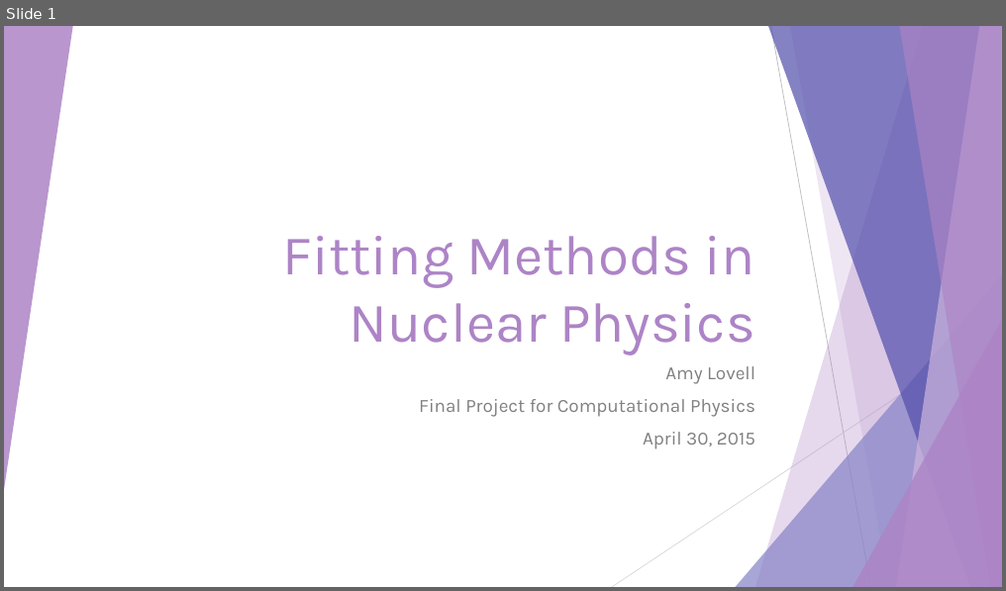
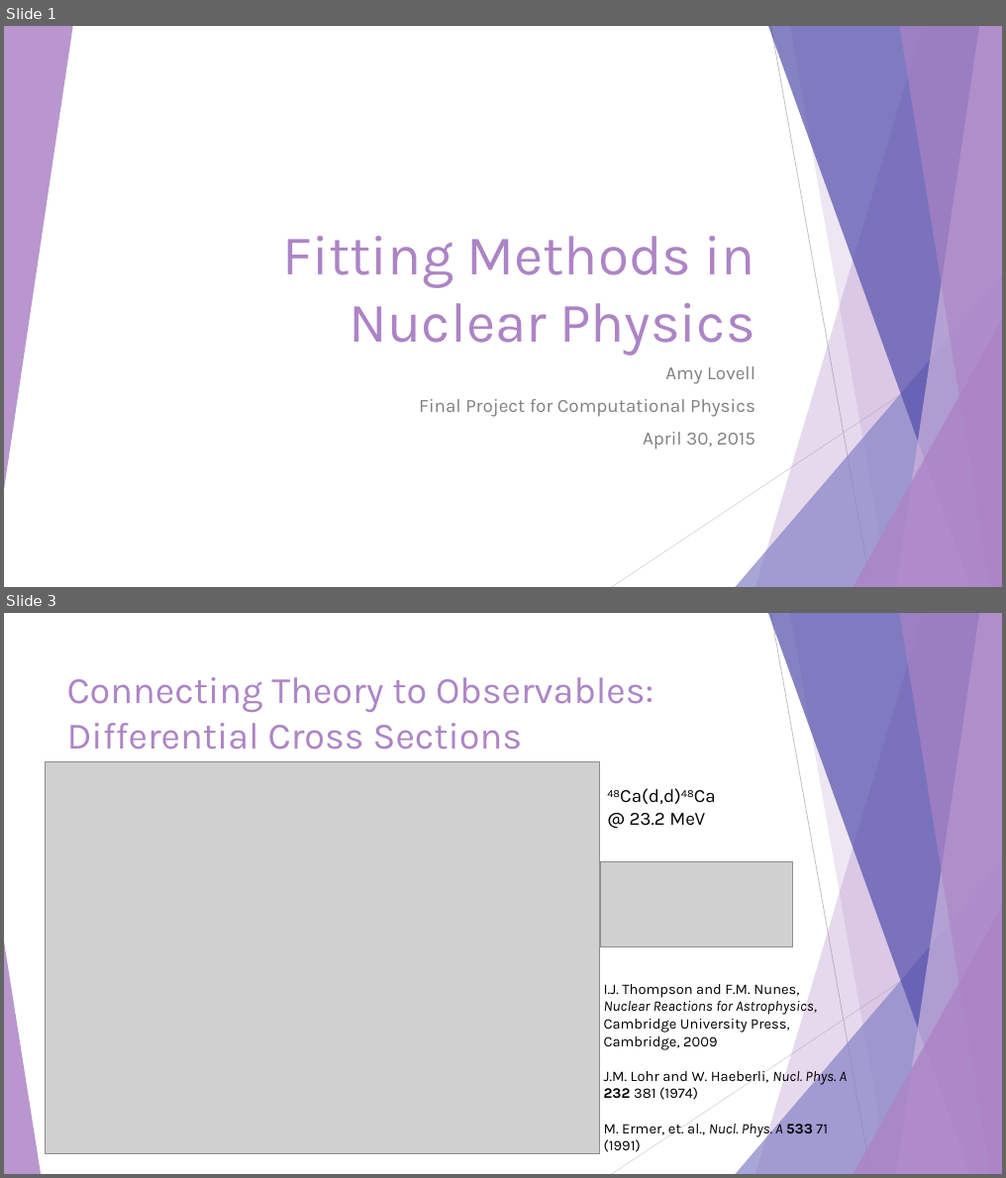
Before and after one commit to alovell/Minimization, a slide deck: Fitting Methods.pptx. Shown one above the other, each under a label of ours: slide 1 before the commit, slides 1 and 3 after it; the slides between them are not shown. The pictures are 1006x591 and 1006x1178 pixels, drawn with LibreOffice and Linux fonts; fonts in the diff are those of the drawing; grey boxes stand for pictures. Boxes give left, top, right and bottom in pixels: in the first picture for what was removed or moved away, otherwise in the second. Text is boxed around its words. In the diff, an @@ line names an element or a change of style, - is before the commit and + after.

```diff
--- a/Fitting Methods.pptx
+++ b/Fitting Methods.pptx
@@ slide 3 added at (4, 613, 1002, 1174), background #FFFFFF; not listed: 9 template elements that a slide beside it also shows @@
@@ title added at (67, 677, 653, 750), 36 pt, text #AD84C6 @@
+Connecting Theory to Observables:
+Differential Cross Sections
@@ picture added at (46, 761, 600, 1155) @@
@@ text added at (620, 788, 705, 826), 18 pt, text #000000 @@
+48Ca(d,d)48Ca
+@ 23.2 MeV
@@ picture added at (600, 862, 792, 948) @@
@@ triangle added at (4, 942, 41, 1174), fill #AD84C6 at 85% opacity @@
@@ text added at (604, 984, 847, 1153), 14 pt, text #000000 @@
+I.J. Thompson and F.M. Nunes, Nuclear Reactions for Astrophysics, Cambridge University Press, Cambridge, 2009
+J.M. Lohr and W. Haeberli, Nucl. Phys. A 232 381 (1974)
+M. Ermer, et. al., Nucl. Phys. A 533 71 (1991)
```
Also in this commit, not shown: 1 slide changed, 14 other slides added, 4 slides removed.
